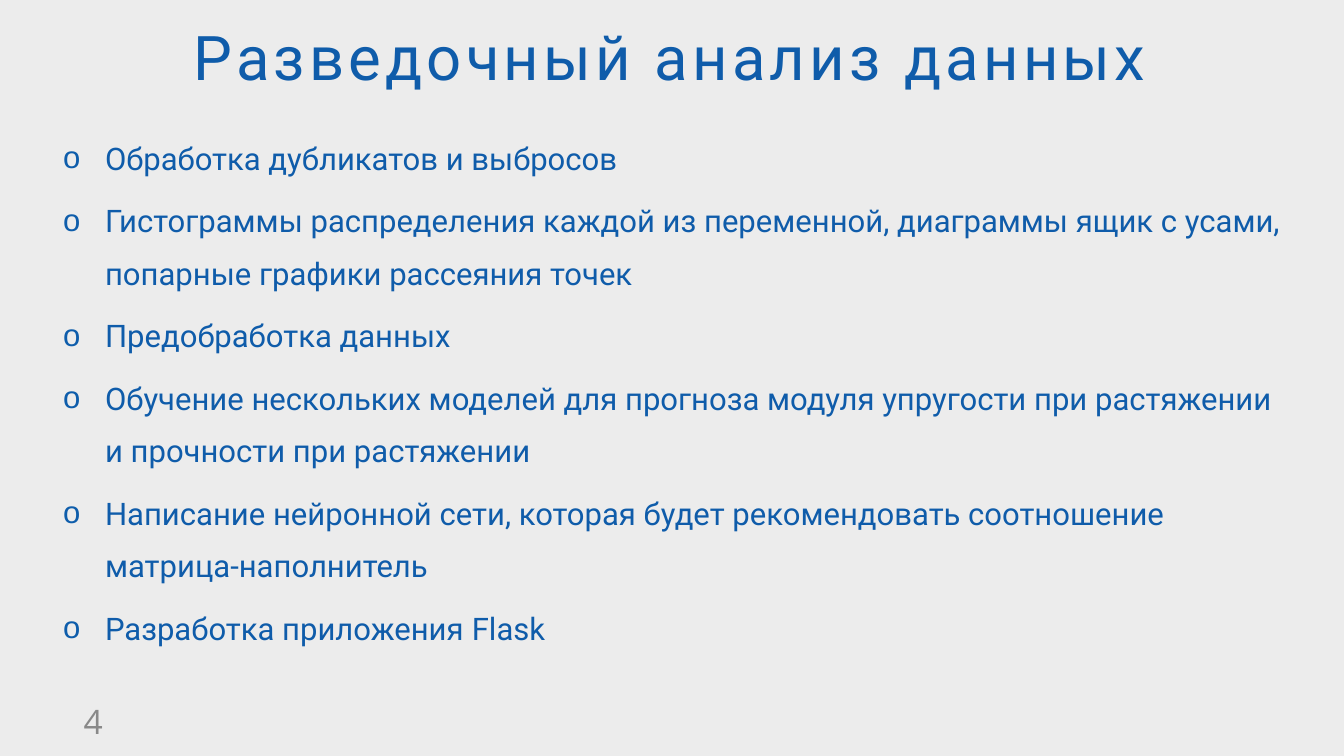
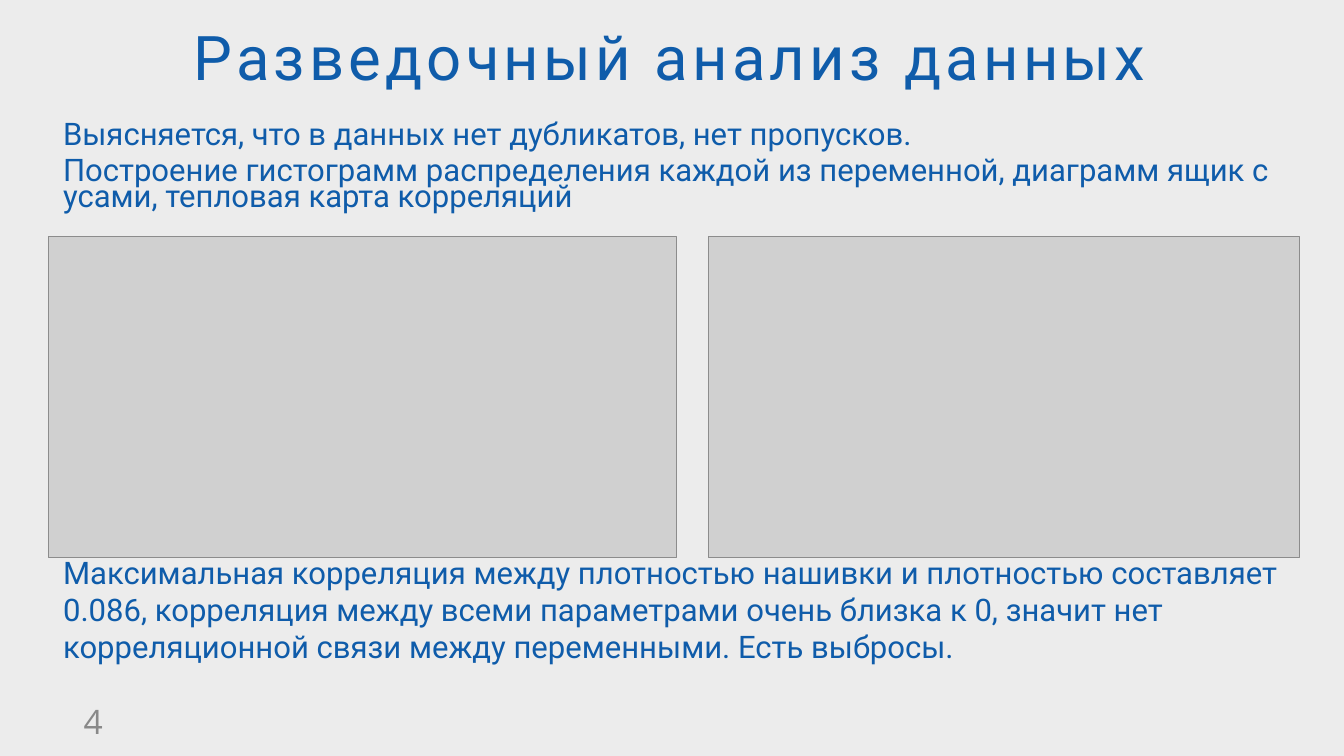
Before and after one commit to ritulupov/BKP, a slide deck: slide 4 of Презентация Тулупов Р И.pptx. Drawn at 1344x756 pixels with LibreOffice and Linux fonts; fonts in the diff are those of the drawing; grey boxes stand for pictures; background and template pictures are left out. Boxes give left, top, right and bottom in pixels: in the first picture for what was removed or moved away, otherwise in the second. Text is boxed around its words. In the diff, an @@ line names an element or a change of style, - is before the commit and + after.

```diff
--- a/Презентация Тулупов Р И.pptx
+++ b/Презентация Тулупов Р И.pptx
@@ text at (63, 121, 1277, 665): text changed @@
-o Обработка дубликатов и выбросов
-o Гистограммы распределения каждой из переменной, диаграммы ящик с усами, попарные графики рассеяния точек
-o Предобработка данных
-o Обучение нескольких моделей для прогноза модуля упругости при растяжении и прочности при растяжении
-o Написание нейронной сети, которая будет рекомендовать соотношение матрица-наполнитель
-o Разработка приложения Flask
+Выясняется, что в данных нет дубликатов, нет пропусков.
+Построение гистограмм распределения каждой из переменной, диаграмм ящик с усами, тепловая карта корреляций
+Максимальная корреляция между плотностью нашивки и плотностью составляет 0.086, корреляция между всеми параметрами очень близка к 0, значит нет корреляционной связи между переменными. Есть выбросы.
@@ picture added at (48, 237, 677, 559) @@
@@ picture added at (709, 237, 1301, 559) @@
```
Also in this commit, not shown: 6 other slides changed, 1 slide added, 1 slide removed, 4 other files.
